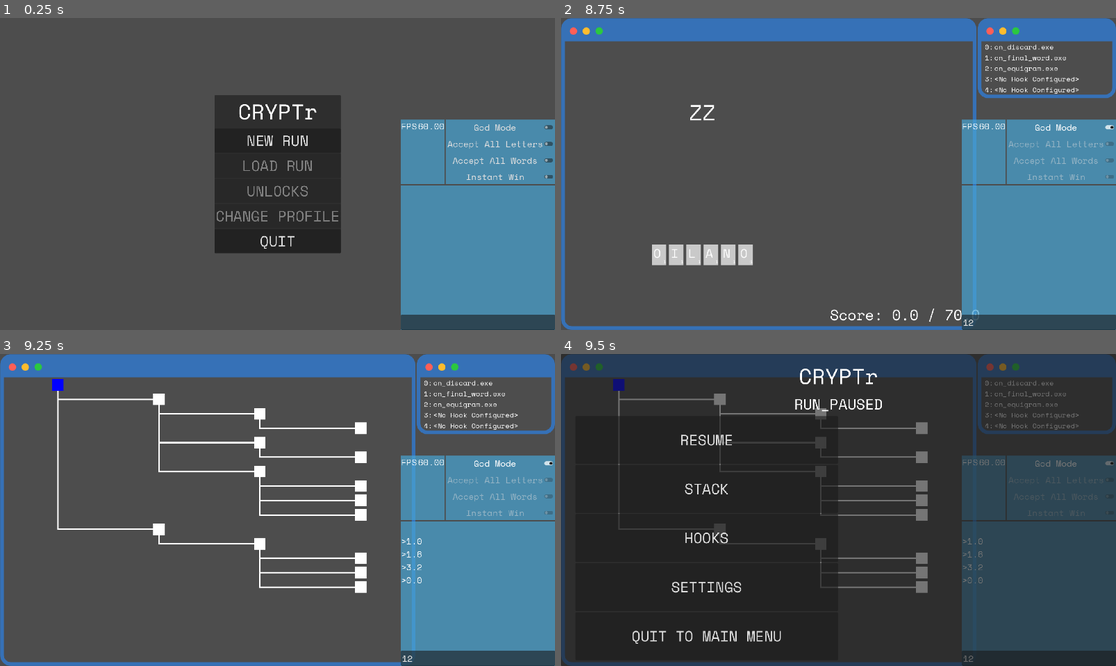
Above: before the commit, frames 1-4 (two rows, left to right).
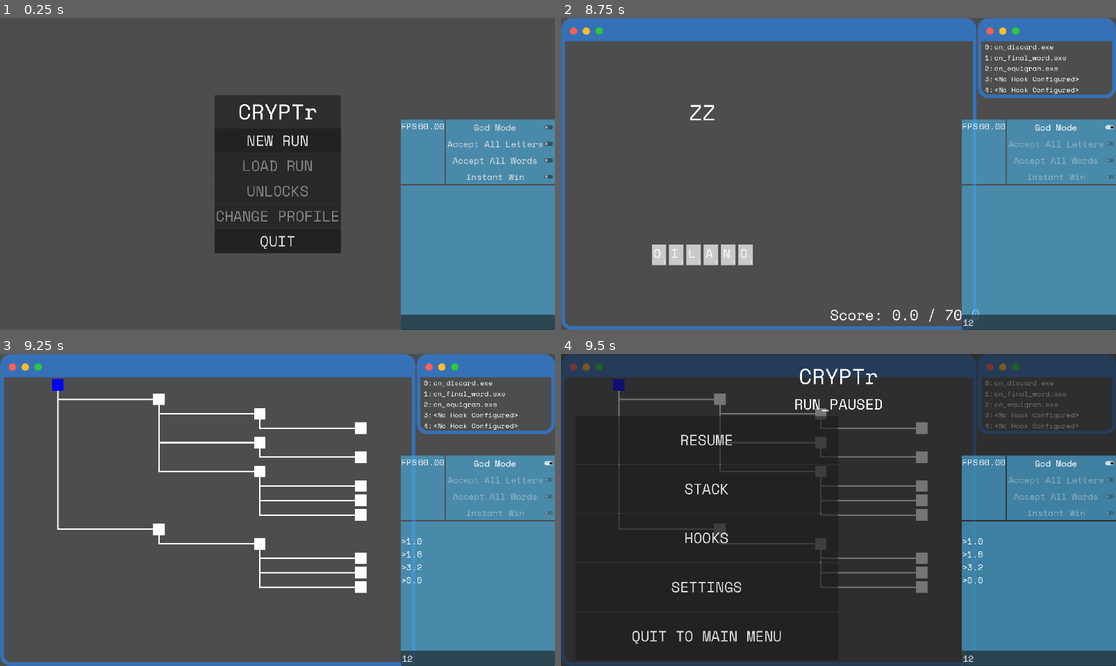
Above: after the commit, the same moments.

Repository: LucasMc17/CRYPTr
Game: Godot game, scene res://root.tscn
Two runs of this game, one before a commit and one after it. Both use one fixed random seed, a clock stepped at 60 frames per second and the inputs below.
Inputs (mouse positions are in pixels of both pictures, inside the frame that each line leads up to):
- Up to frame 1 (0.25 s): no input
- Up to frame 2 (8.75 s): click (1038, 323) at 0.52 s; type "12" at 0.6 s; click "NEW RUN" at 1.25 s; click "Accept All Letters" at 2 s; click "Accept All Letters" at 2.75 s; click "Accept All Words" at 3.5 s; click "Accept All Words" at 4.25 s; click "God Mode" at 5 s; tap Enter (enter) at 5.75, 5.85, 7.25, 7.35 s; move the mouse to (616, 49) at 5.77 s; hold Up (up) 5.78-6.53 s; click (616, 49) at 5.92 s; tap Space at 6.5, 8 s; move the mouse to (660, 255) at 6.52 s; hold Backspace (backspace) 6.53-7.28 s; tap Z at 6.6, 8.1 s; click (660, 255) at 6.67 s; move the mouse to (677, 255) at 7.27 s; hold Up (up) from 7.28 s (still down); click (677, 255) at 7.42 s; move the mouse to (694, 255) at 8.02 s; click (694, 255) at 8.17 s
- Up to frame 3 (9.25 s): tap Enter (enter) at 8.75, 8.85 s; move the mouse to (149, 591) at 8.77 s; release Up (up) at 8.78 s; hold A from 8.78 s (still down); click (149, 591) at 8.92 s
- Up to frame 4 (9.5 s): keep holding A; tap Escape (escape) at 9.4 s

Frames 1-3 are identical in both runs. In frame 4, 19% of the frame differs, in the area x 72-100%, y 32-100%.

Commit message:
separate z index layers for games, menus and ui

Diff:
--- a/scenes/debug_ui/debug_ui.tscn
+++ b/scenes/debug_ui/debug_ui.tscn
@@ -5,6 +5,8 @@
 [ext_resource type="PackedScene" uid="uid://dw2oqlv6djjwt" path="res://scenes/debug_ui/debug_blocks/debug_controls.tscn" id="2_pl34o"]
 
 [node name="DebugUi" type="VBoxContainer"]
+process_mode = 3
+z_index = 20
 anchors_preset = -1
 anchor_left = 0.75
 anchor_right = 1.0
--- a/slices/run/pause/pause_screen.tscn
+++ b/slices/run/pause/pause_screen.tscn
@@ -7,7 +7,7 @@
 [ext_resource type="PackedScene" uid="uid://bidj852l8qnd2" path="res://slices/run/pause/screens/hook_menu/hook_menu.tscn" id="5_p6p20"]
 
 [node name="PauseScreen" type="PanelContainer"]
-z_index = 100
+z_index = 10
 anchors_preset = 15
 anchor_right = 1.0
 anchor_bottom = 1.0
Not shown, changed: readme.md
